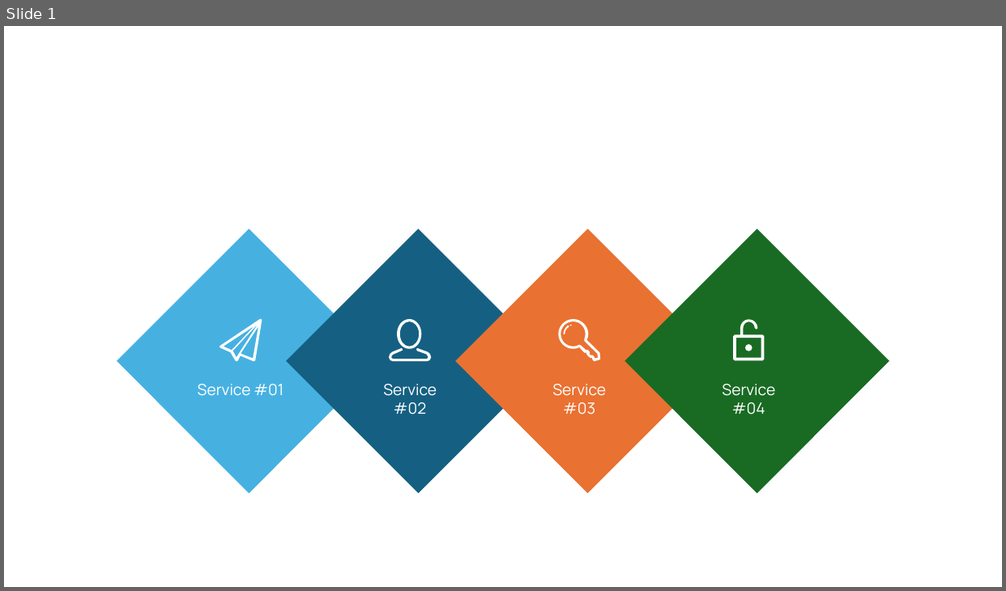
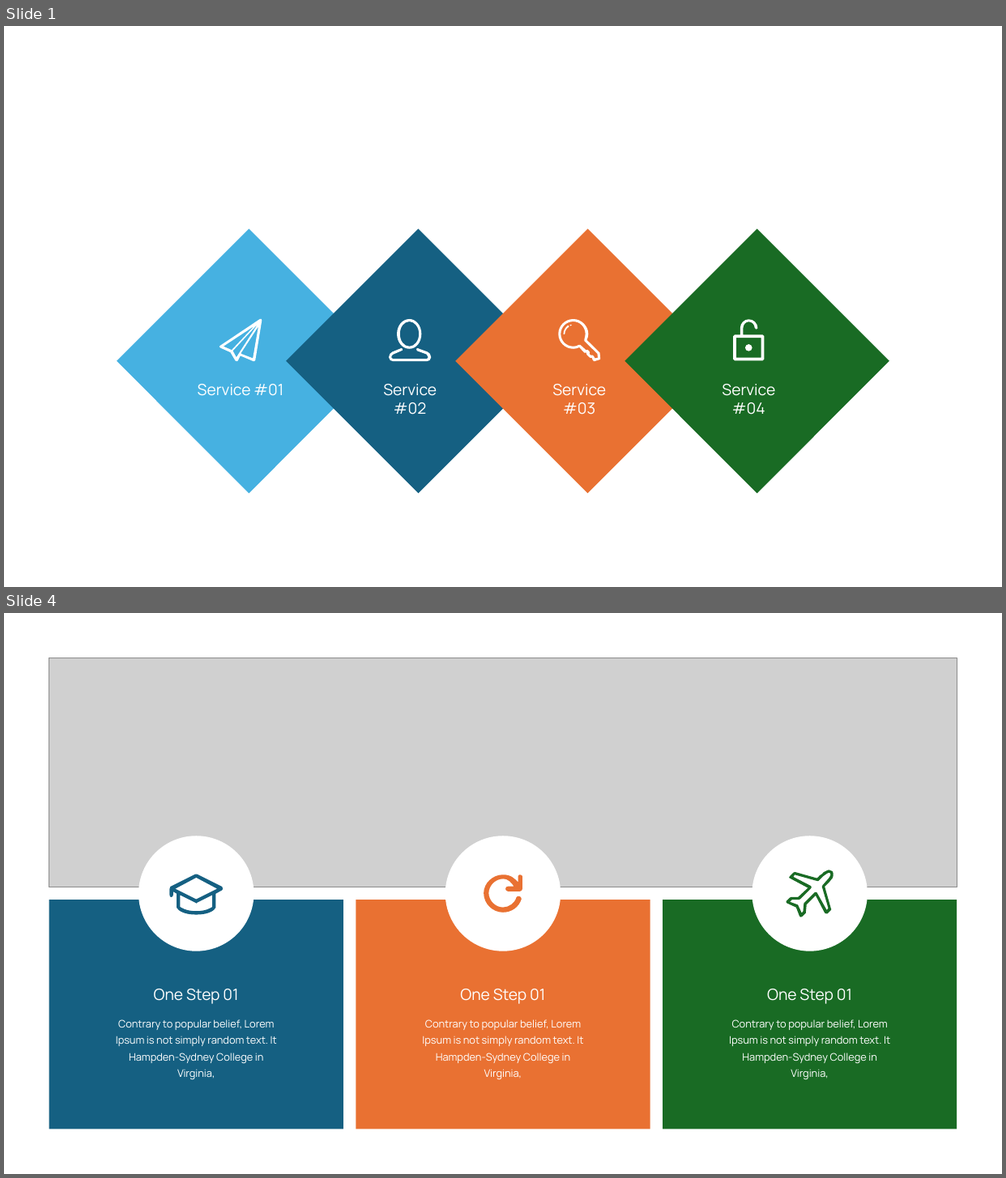
Before and after one commit to amfogelson/icon-manager-frontend, a slide deck: public/infographics/infographics_master.pptx. Shown one above the other, each under a label of ours: slide 1 before the commit, slides 1 and 4 after it; the slides between them are not shown. The pictures are 1006x591 and 1006x1178 pixels, drawn with LibreOffice and Linux fonts; fonts in the diff are those of the drawing; grey boxes stand for pictures. Boxes give left, top, right and bottom in pixels: in the first picture for what was removed or moved away, otherwise in the second. Text is boxed around its words. In the diff, an @@ line names an element or a change of style, - is before the commit and + after.

```diff
--- a/public/infographics/infographics_master.pptx
+++ b/public/infographics/infographics_master.pptx
@@ slide 4 added at [4, 613, 1002, 1174], background #FFFFFF @@
@@ picture added at [49, 658, 957, 887] @@
@@ ellipse added at [138, 836, 254, 952], fill #FFFFFF @@
@@ ellipse added at [445, 836, 561, 952], fill #FFFFFF @@
@@ ellipse added at [752, 836, 867, 952], fill #FFFFFF @@
@@ freeform shape added at [169, 874, 223, 914], fill #156082 @@
@@ freeform shape added at [484, 875, 522, 913], fill #E97132 @@
@@ freeform shape added at [786, 870, 833, 917], fill #196B24 @@
@@ freeform shape added at [49, 900, 343, 1129], fill #156082 @@
@@ freeform shape added at [356, 900, 650, 1129], fill #E97132 @@
@@ freeform shape added at [663, 900, 957, 1129], fill #196B24 @@
@@ text added at [154, 989, 238, 1004], 15 pt, text #FFFFFF @@
+One Step 01
@@ text added at [460, 989, 545, 1004], 15 pt, text #FFFFFF @@
+One Step 01
@@ text added at [767, 989, 852, 1004], 15 pt, text #FFFFFF @@
+One Step 01
@@ text added at [116, 1020, 277, 1080], 10 pt, text #FFFFFF @@
+Contrary to popular belief, Lorem Ipsum is not simply random text. It Hampden-Sydney College in Virginia,
@@ text added at [422, 1020, 583, 1080], 10 pt, text #FFFFFF @@
+Contrary to popular belief, Lorem Ipsum is not simply random text. It Hampden-Sydney College in Virginia,
@@ text added at [729, 1020, 890, 1080], 10 pt, text #FFFFFF @@
+Contrary to popular belief, Lorem Ipsum is not simply random text. It Hampden-Sydney College in Virginia,
```
Also in this commit, not shown: 2 slides changed, 32 other slides added, 35 other files.
